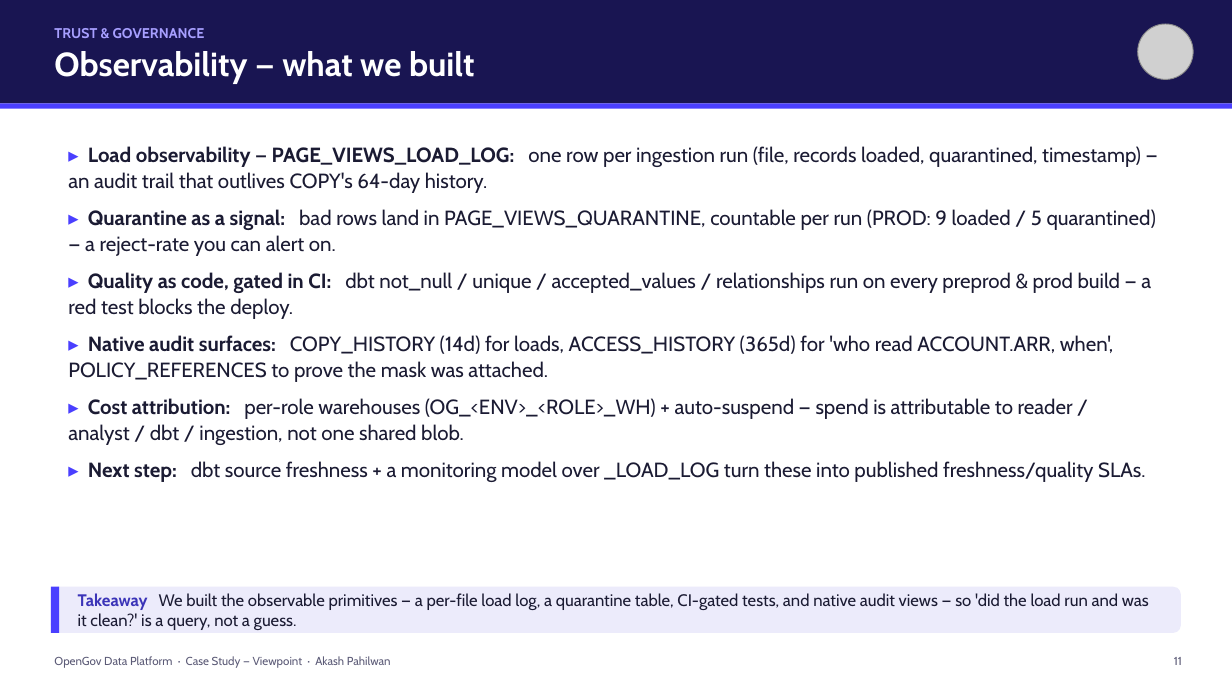
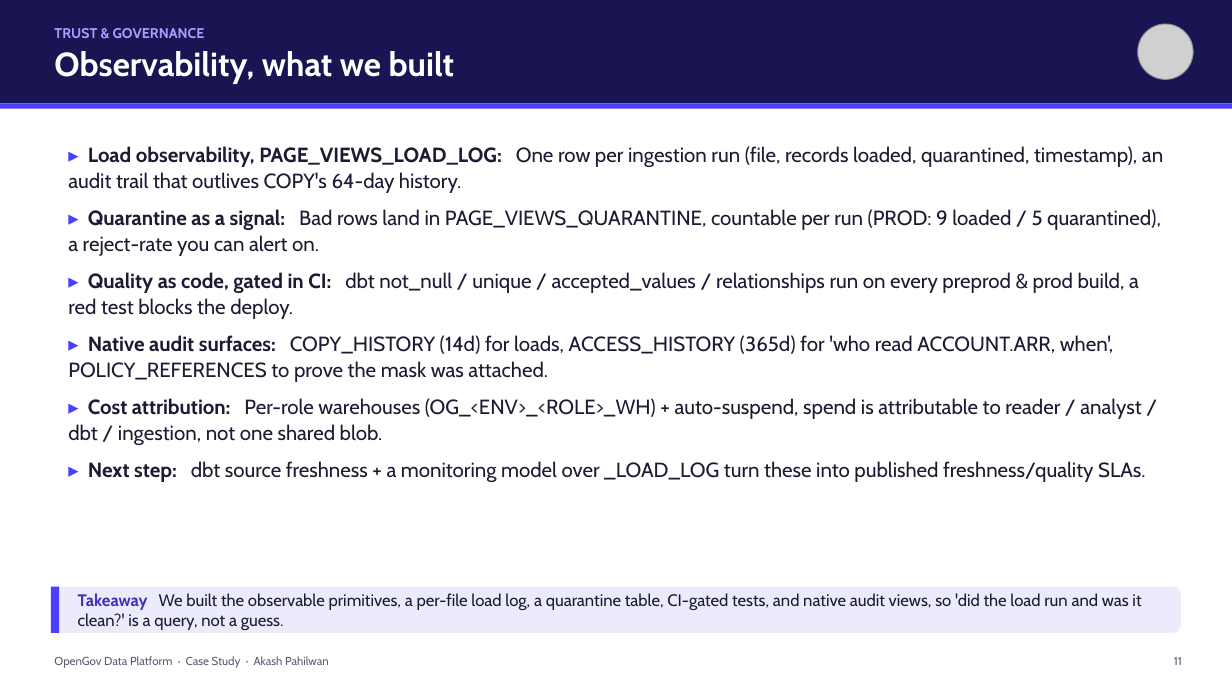
Before and after one commit to akashpahilwan/OpenGovPOC, a slide deck: slide 11 of presentation/OpenGov_Data_Platform_CaseStudy.pptx. Drawn at 1232x693 pixels with LibreOffice and Linux fonts; fonts in the diff are those of the drawing; grey boxes stand for pictures. Boxes give left, top, right and bottom in pixels: in the first picture for what was removed or moved away, otherwise in the second. Text is boxed around its words. In the diff, an @@ line names an element or a change of style, - is before the commit and + after.

```diff
--- a/presentation/OpenGov_Data_Platform_CaseStudy.pptx
+++ b/presentation/OpenGov_Data_Platform_CaseStudy.pptx
@@ text at box(54, 51, 455, 84): text changed @@
-Observability — what we built
+Observability, what we built
@@ text at box(68, 146, 1163, 319): text changed @@
-▸ Load observability — PAGE_VIEWS_LOAD_LOG: one row per ingestion run (file, records loaded, quarantined, timestamp) — an audit trail that outlives COPY's 64-day history.
-▸ Quarantine as a signal: bad rows land in PAGE_VIEWS_QUARANTINE, countable per run (PROD: 9 loaded / 5 quarantined) — a reject-rate you can alert on.
-▸ Quality as code, gated in CI: dbt not_null / unique / accepted_values / relationships run on every preprod & prod build — a red test blocks the deploy.
+▸ Load observability, PAGE_VIEWS_LOAD_LOG: One row per ingestion run (file, records loaded, quarantined, timestamp), an audit trail that outlives COPY's 64-day history.
+▸ Quarantine as a signal: Bad rows land in PAGE_VIEWS_QUARANTINE, countable per run (PROD: 9 loaded / 5 quarantined), a reject-rate you can alert on.
+▸ Quality as code, gated in CI: dbt not_null / unique / accepted_values / relationships run on every preprod & prod build, a red test blocks the deploy.
@@ text at box(68, 398, 1141, 445): text changed @@
-▸ Cost attribution: per-role warehouses (OG_<ENV>_<ROLE>_WH) + auto-suspend — spend is attributable to reader / analyst / dbt / ingestion, not one shared blob.
+▸ Cost attribution: Per-role warehouses (OG_<ENV>_<ROLE>_WH) + auto-suspend, spend is attributable to reader / analyst / dbt / ingestion, not one shared blob.
@@ text at box(78, 593, 1141, 630): text changed @@
-Takeaway We built the observable primitives — a per-file load log, a quarantine table, CI-gated tests, and native audit views — so 'did the load run and was it clean?' is a query, not a guess.
+Takeaway We built the observable primitives, a per-file load log, a quarantine table, CI-gated tests, and native audit views, so 'did the load run and was it clean?' is a query, not a guess.
@@ text at box(54, 656, 329, 668): text changed @@
-OpenGov Data Platform · Case Study — Viewpoint · Akash Pahilwan
+OpenGov Data Platform · Case Study · Akash Pahilwan
```
Also in this commit, not shown: 27 other slides changed, 1 other file.
